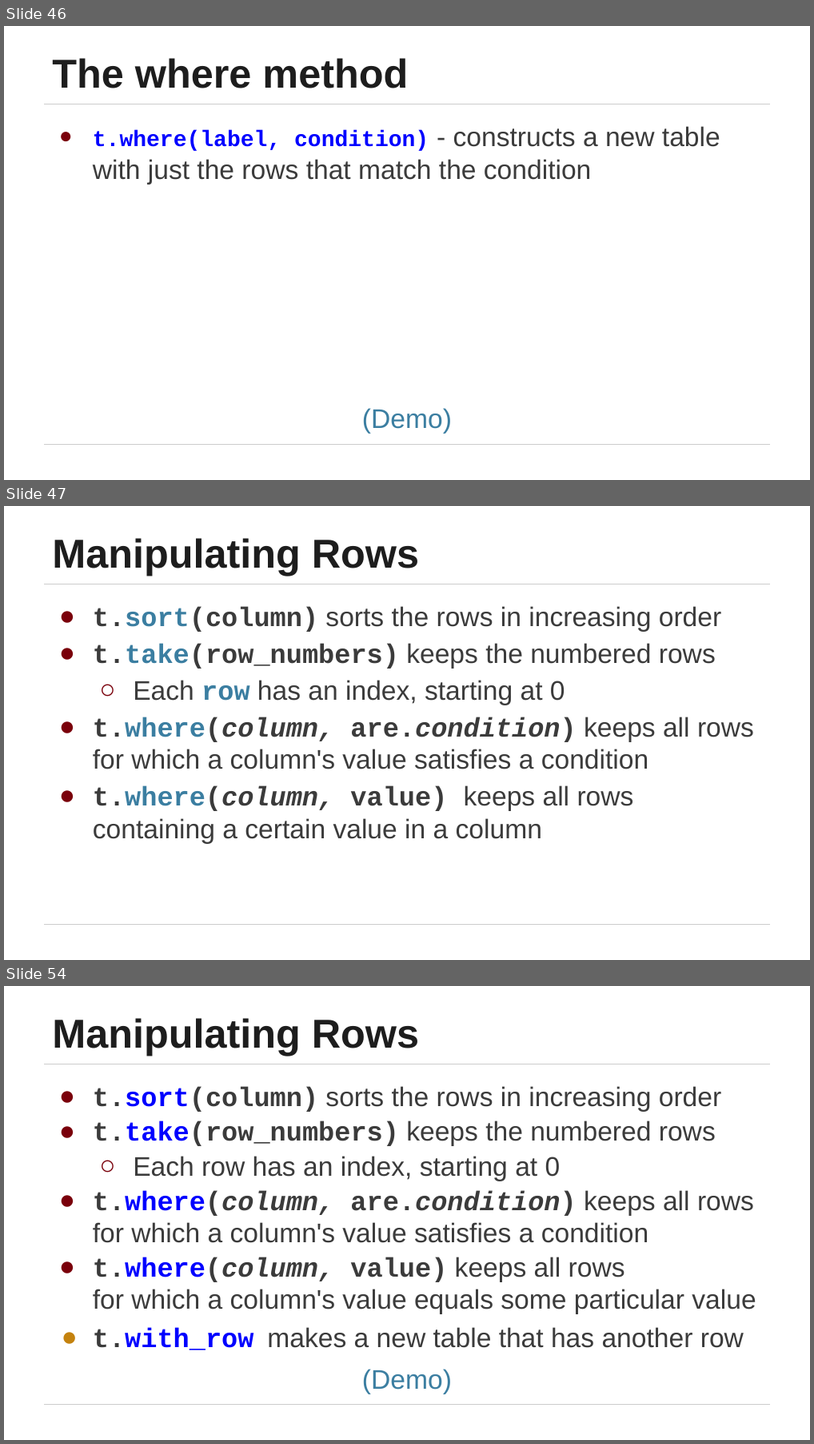
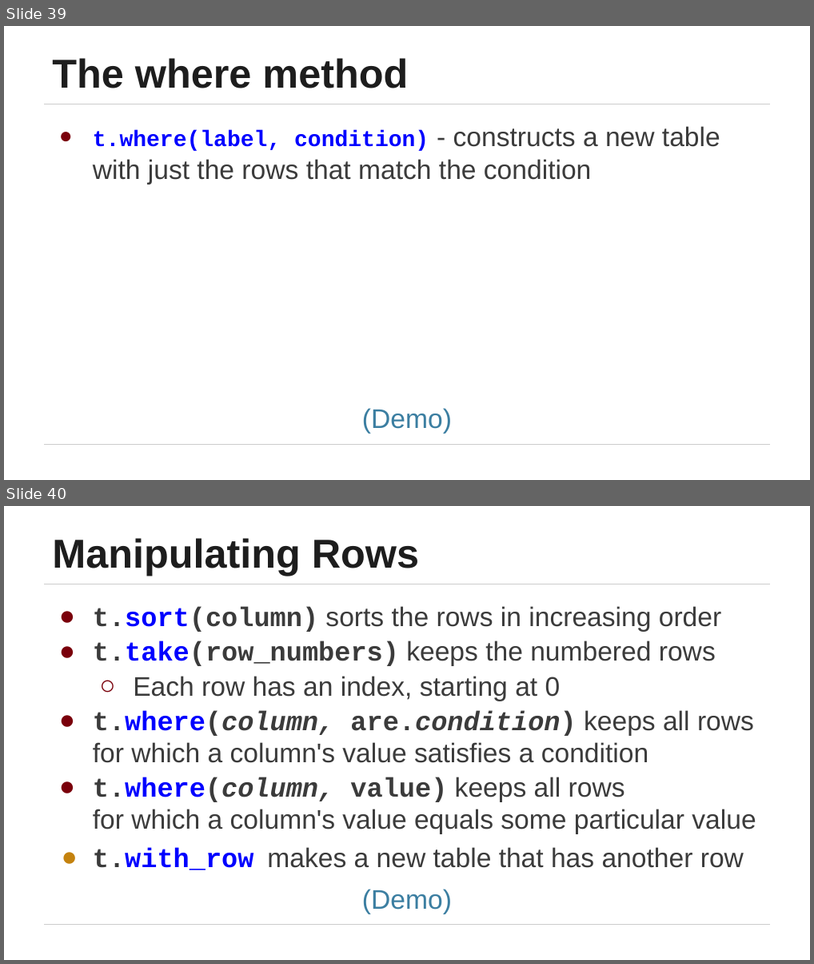
Before and after one commit to stat108ds/current-CS108, a slide deck: modules/module 2/module 2.pptx. Shown one above the other, each under a label of ours: slides 46, 47 and 54 before the commit, slides 39 and 40 after it; the slides between them are not shown. The pictures are 814x1444 and 814x964 pixels, drawn with LibreOffice and Linux fonts; fonts in the diff are those of the drawing. Boxes give left, top, right and bottom in pixels: in the first picture for what was removed or moved away, otherwise in the second. Text is boxed around its words. In the diff, an @@ line names an element or a change of style, - is before the commit and + after.

```diff
--- a/modules/module 2/module 2.pptx
+++ b/modules/module 2/module 2.pptx
@@ slide 47 removed at (4,506,810,960), background #FFFFFF; not listed: 2 template elements that a slide beside it also shows @@
@@ title removed at (52,538,419,575) @@
-Manipulating Rows
@@ text removed at (93,606,754,844) @@
-● t.sort(column) sorts the rows in increasing order
-● t.take(row_numbers) keeps the numbered rows
-  ○ Each row has an index, starting at 0
-● t.where(column, are.condition) keeps all rows for which a column's value satisfies a condition
-● t.where(column, value) keeps all rows containing a certain value in a column
@@ what was slide 46 is now slide 39 @@
@@ what was slide 54 is now slide 40 @@
```
Also in this commit, not shown: 1 slide changed, 13 other slides removed, 23 other files.
